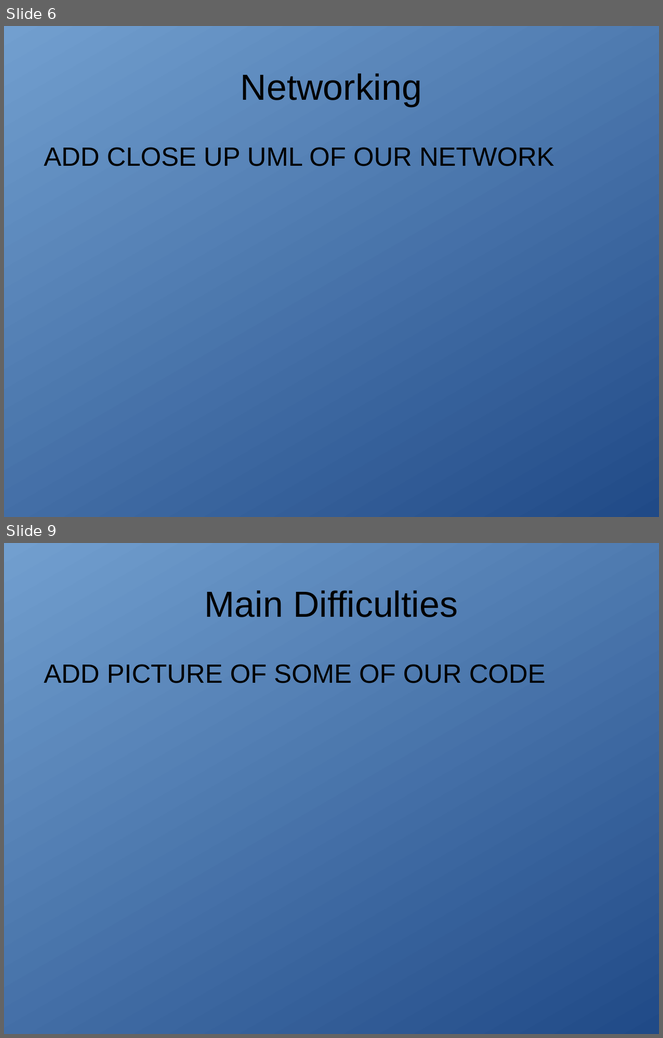
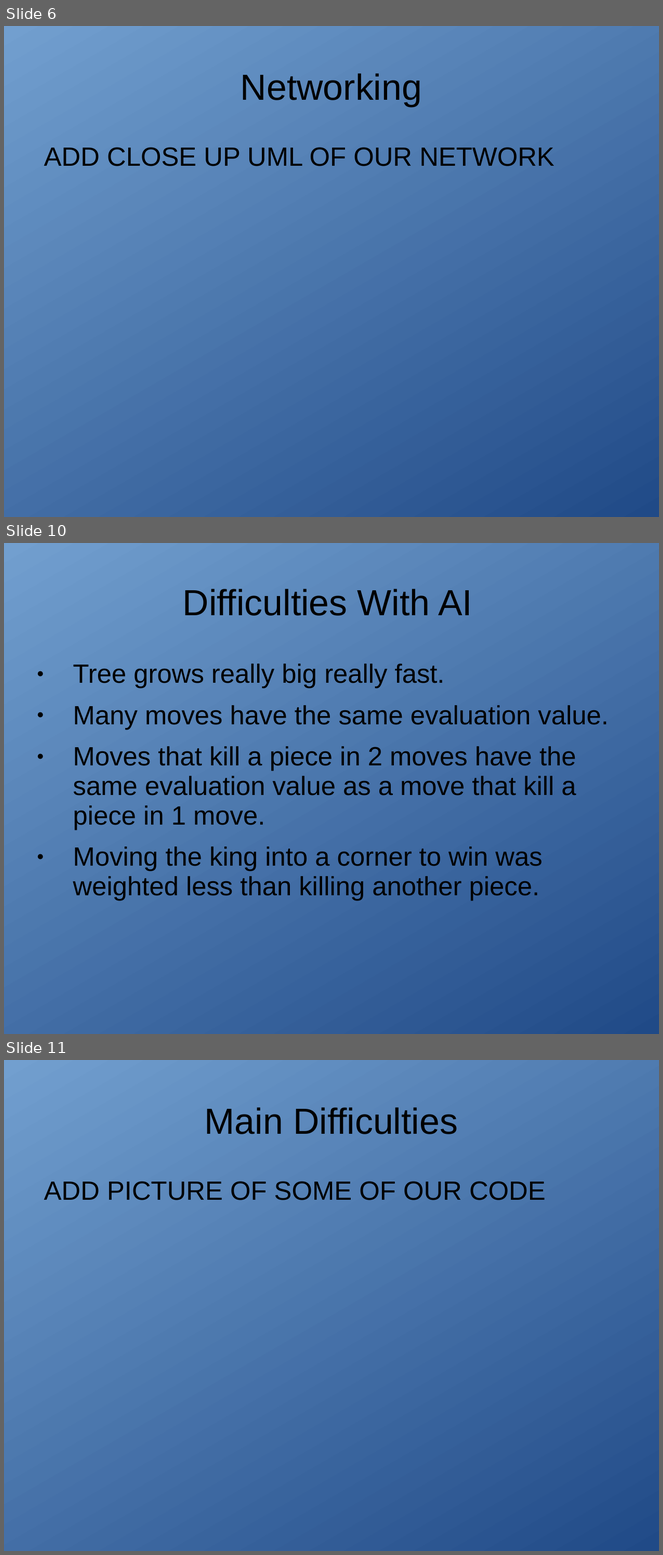
Before and after one commit to bruskajp/Hnefatafl, a slide deck: FinalProject.ppt. Shown one above the other, each under a label of ours: slides 6 and 9 before the commit, slides 6, 10 and 11 after it; the slides between them are not shown. The pictures are 663x1038 and 663x1555 pixels, drawn with LibreOffice and Linux fonts; fonts in the diff are those of the drawing. Boxes give left, top, right and bottom in pixels: in the first picture for what was removed or moved away, otherwise in the second. Text is boxed around its words. In the diff, an @@ line names an element or a change of style, - is before the commit and + after.

```diff
--- a/FinalProject.ppt
+++ b/FinalProject.ppt
@@ slide 10 added at [4,543,659,1034], background gradient #729FCF to #204A87 @@
@@ title added at [183,589,473,616], 44 pt, text #000000 @@
+Difficulties With AI
@@ text added at [73,664,608,901], 32 pt, text #000000 @@
+● Tree grows really big really fast.
+● Many moves have the same evaluation value.
+● Moves that kill a piece in 2 moves have the same evaluation value as a move that kill a piece in 1 move.
+● Moving the king into a corner to win was weighted less than killing another piece.
@@ what was slide 9 is now slide 11 @@
```
Also in this commit, not shown: 2 slides changed, 3 other slides added, 2 slides removed.
